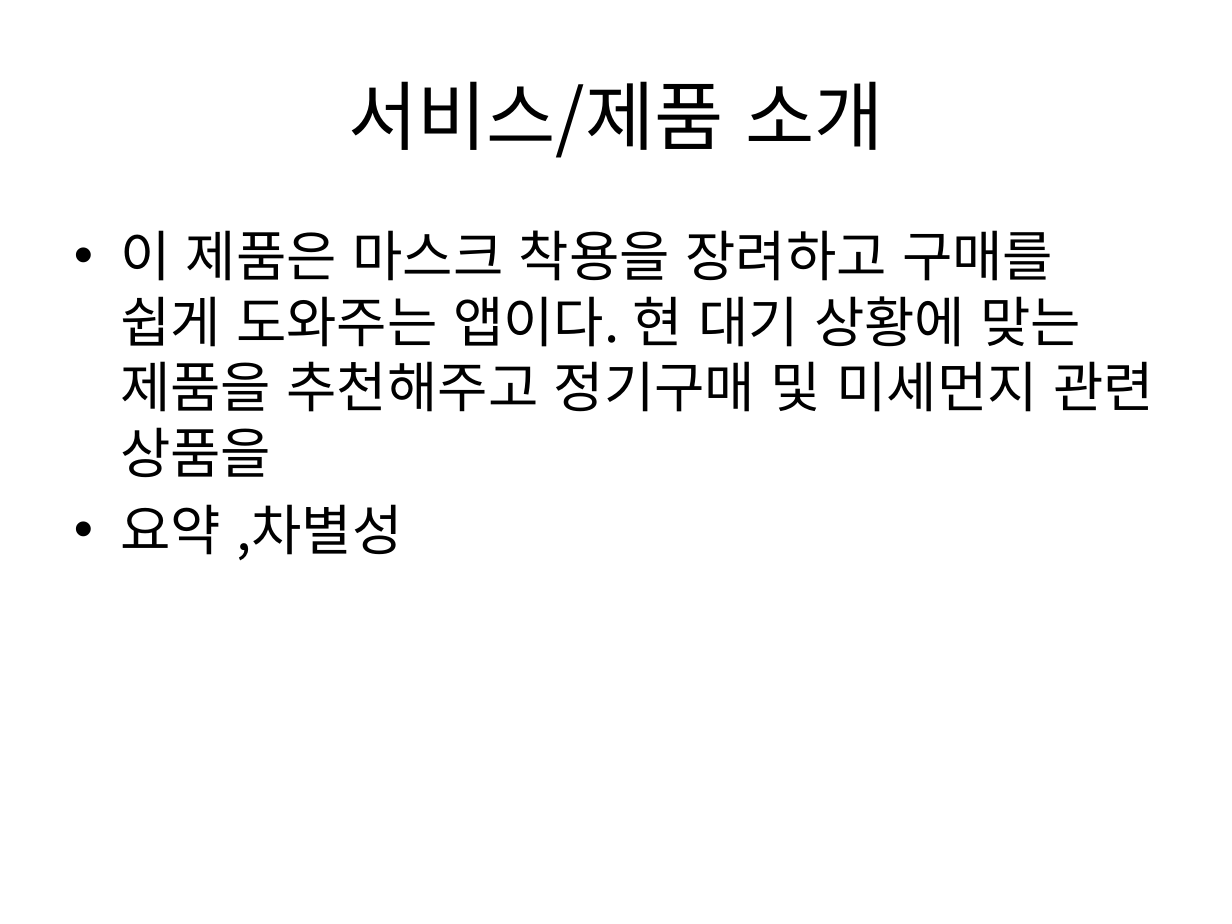
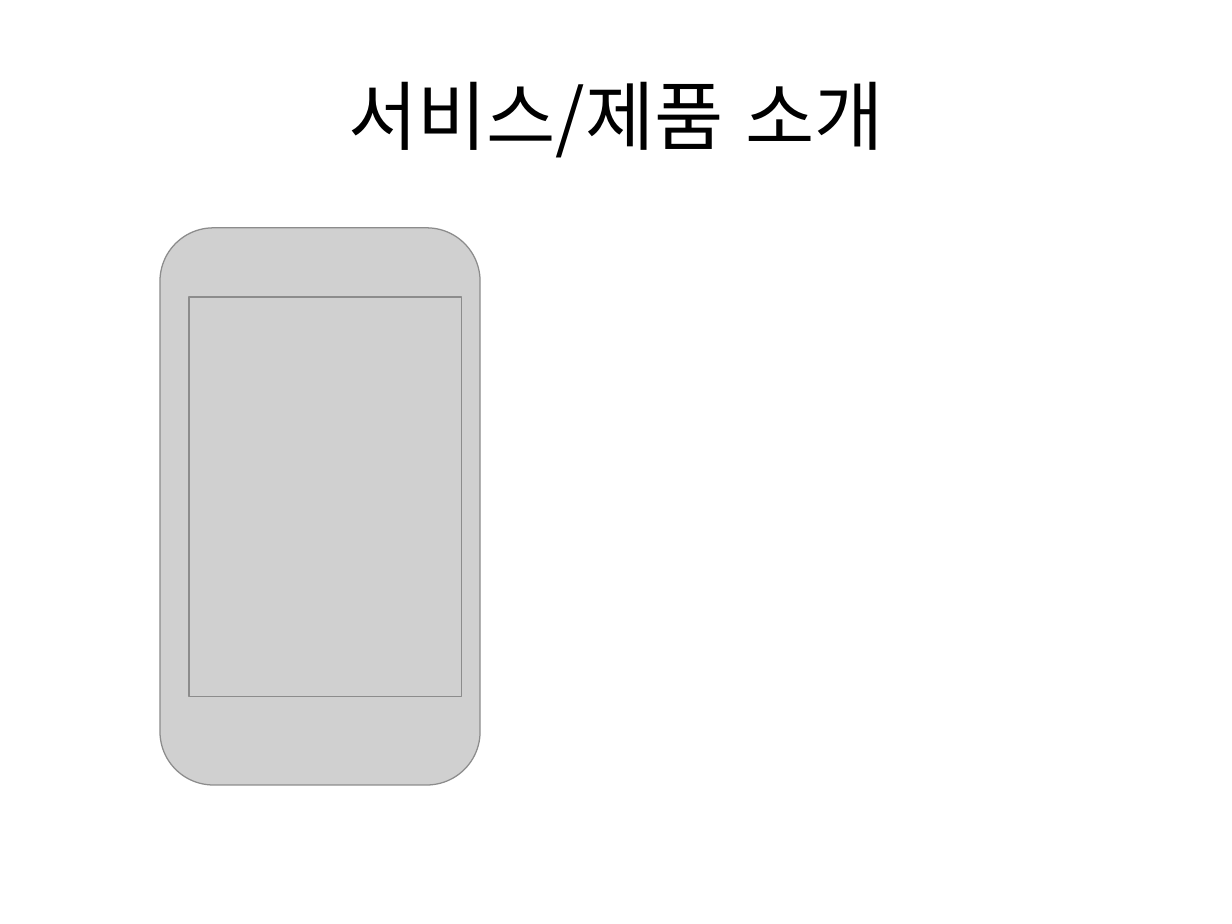
Before and after one commit to pasongsj/ideatone, a slide deck: slide 4 of ideatoneppt.pptx. Drawn at 1232x924 pixels with LibreOffice and Linux fonts; fonts in the diff are those of the drawing; grey boxes stand for pictures. Boxes give left, top, right and bottom in pixels: in the first picture for what was removed or moved away, otherwise in the second. Text is boxed around its words. In the diff, an @@ line names an element or a change of style, - is before the commit and + after.

Commit message:
아이폰 사진모형

```diff
--- a/ideatoneppt.pptx
+++ b/ideatoneppt.pptx
@@ text removed at box(120, 230, 1154, 561) @@
-• 이 제품은 마스크 착용을 장려하고 구매를 쉽게 도와주는 앱이다. 현 대기 상황에 맞는 제품을 추천해주고 정기구매 및 미세먼지 관련 상품을
-• 요약 ,차별성
@@ picture added at box(160, 228, 480, 785) @@
@@ picture added at box(190, 297, 462, 696) @@
```
